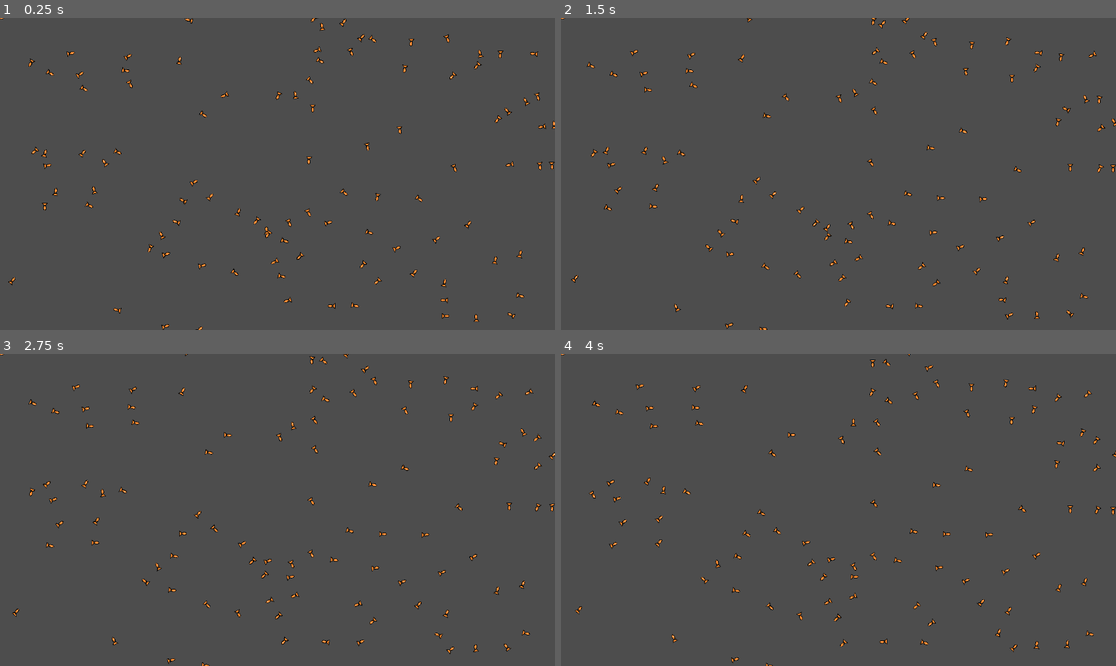
Above: before the commit, frames 1-4 (two rows, left to right).
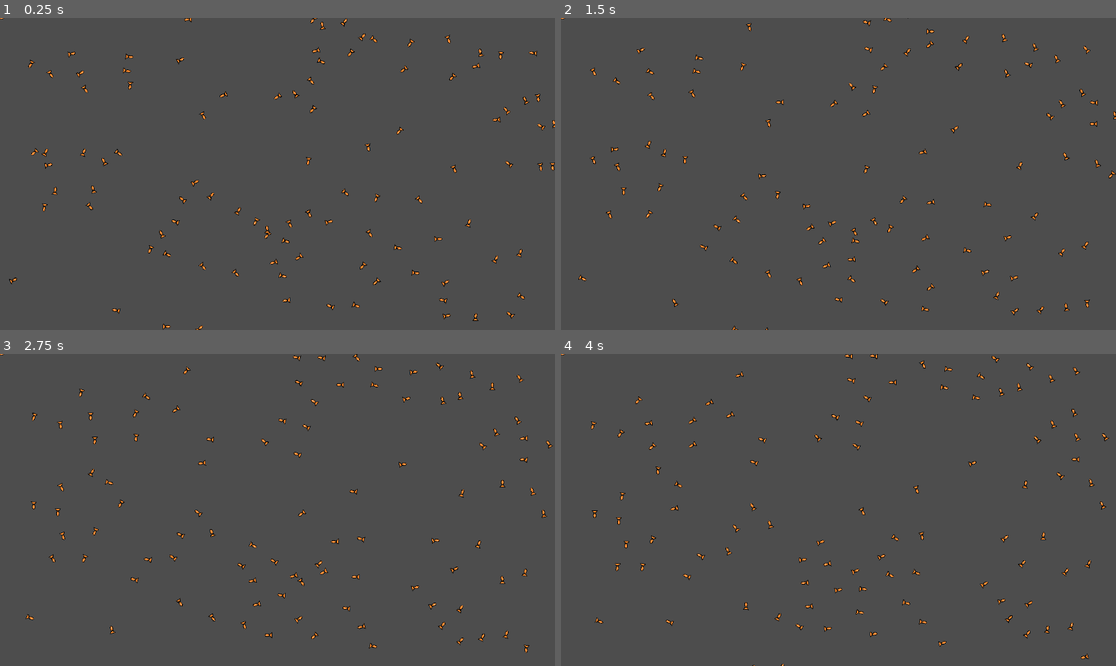
Above: after the commit, the same moments.

Repository: AdithaD/FishSchools
Game: Godot game, scene res://Simulation.tscn
Same seed, same stepped clock (60 frames per second), same inputs: the game is played once before the commit and once after it.
Inputs:
- Up to frame 1 (0.25 s): no input
- Up to frame 2 (1.5 s): no input
- Up to frame 3 (2.75 s): no input
- Up to frame 4 (4 s): no input

The runs differ from the first frame. In frame 1, 1.7% of the frame differs, in the area x 1-100%, y 0-100%; in frame 2, 2.8%; in frame 3, 2.9%; in frame 4, 2.9%, in the area x 2-100%, y 0-100%.

Commit message:
added direction noise

Diff:
--- a/PackedScenes/FishAgent.gd
+++ b/PackedScenes/FishAgent.gd
@@ -5,11 +5,12 @@
 @export var range_of_orientation = 150
 @export var range_of_repulsion = 50
 
-@export var blind_spot_angle = PI /2
+@export var blind_spot_angle = PI / 2
+@export var max_noise_angle = PI / 4
 
 @export var attraction_scaling_factor = 1
 
-@export var move_speed = 5
+@export var move_speed = 15
 @export var turn_speed = 5
 
 @onready var simulation = get_node("/root/Simulation") as FishSimulation
@@ -33,7 +34,7 @@
 
 func turn_towards(new_direction: Vector2, max_angle_in_radians: float) -> void:
 	# positive is clockwise , negative anti clockwise
-	var angle_from_current = direction.angle_to(new_direction)
+	var angle_from_current = direction.angle_to(new_direction) + randf() * max_noise_angle
 
 	var turn_direction = sign(angle_from_current)
 
